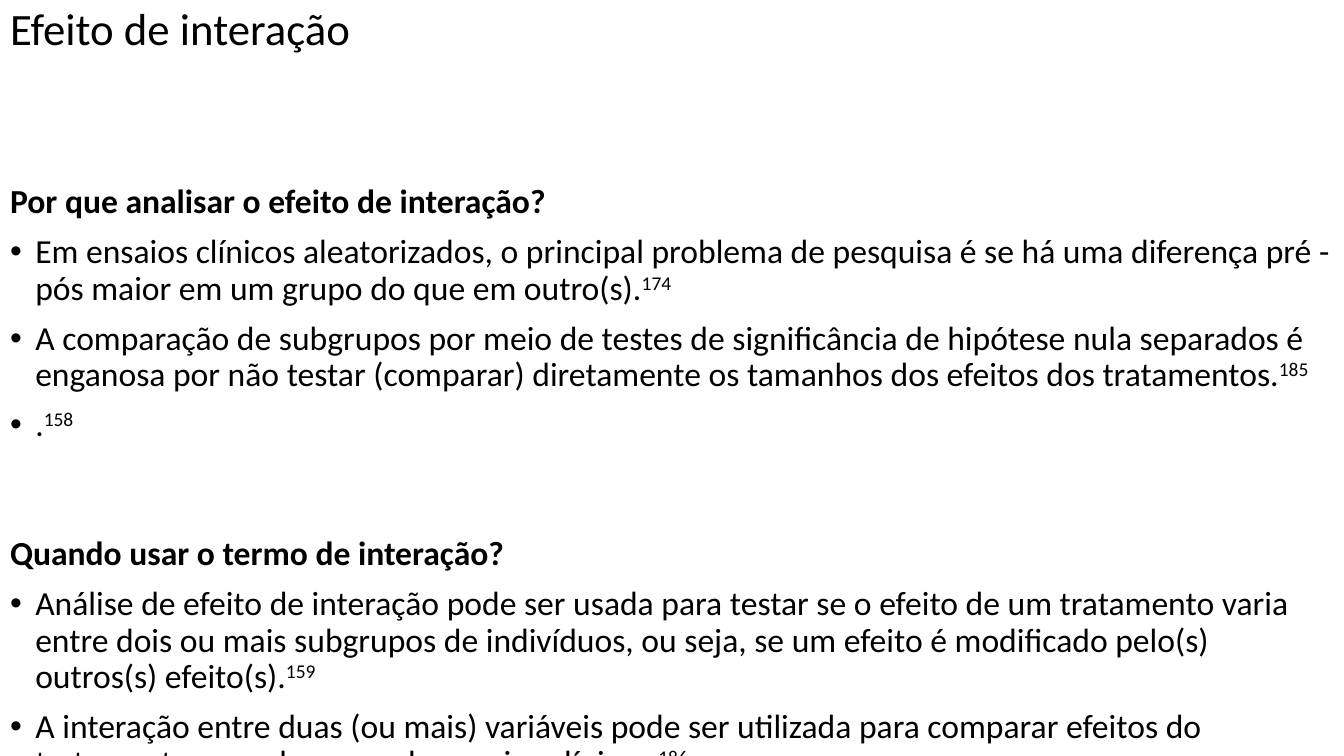
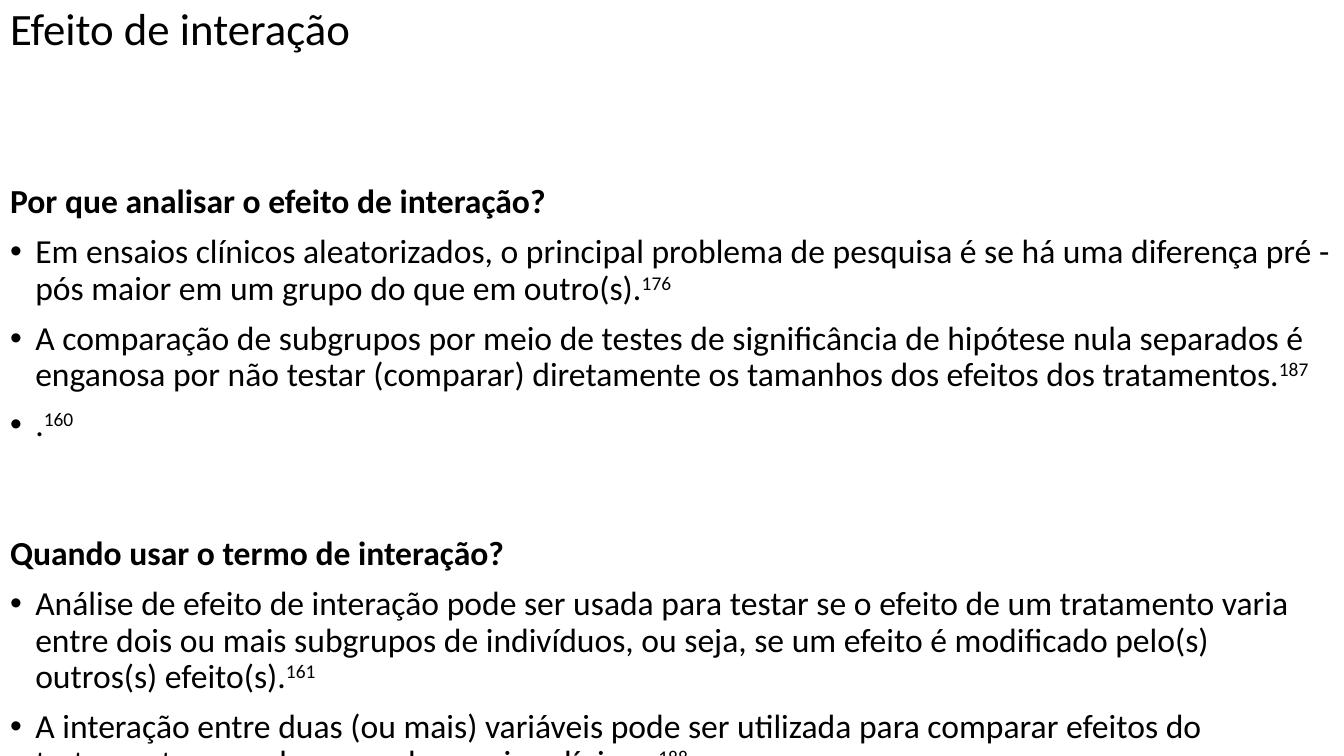
Before and after one commit to FerreiraAS/Ciencia-com-R, a slide deck: slide 122 of docs/Ciencia-com-R.pptx. Drawn at 1344x756 pixels with LibreOffice and Linux fonts; fonts in the diff are those of the drawing. Boxes give left, top, right and bottom in pixels: in the first picture for what was removed or moved away, otherwise in the second. Text is boxed around its words. In the diff, an @@ line names an element or a change of style, - is before the commit and + after.

```diff
--- a/docs/Ciencia-com-R.pptx
+++ b/docs/Ciencia-com-R.pptx
@@ text at bbox=[35, 239, 1312, 426]: text changed @@
-• Em ensaios clínicos aleatorizados, o principal problema de pesquisa é se há uma diferença pré - pós maior em um grupo do que em outro(s).174
-• A comparação de subgrupos por meio de testes de significância de hipótese nula separados é enganosa por não testar (comparar) diretamente os tamanhos dos efeitos dos tratamentos.185
-• .158
+• Em ensaios clínicos aleatorizados, o principal problema de pesquisa é se há uma diferença pré - pós maior em um grupo do que em outro(s).176
+• A comparação de subgrupos por meio de testes de significância de hipótese nula separados é enganosa por não testar (comparar) diretamente os tamanhos dos efeitos dos tratamentos.187
+• .160
@@ text at bbox=[35, 591, 1288, 744]: text changed @@
-• Análise de efeito de interação pode ser usada para testar se o efeito de um tratamento varia entre dois ou mais subgrupos de indivíduos, ou seja, se um efeito é modificado pelo(s) outros(s) efeito(s).159
-• A interação entre duas (ou mais) variáveis pode ser utilizada para comparar efeitos do tratamento em subgrupos de ensaios clínicos.186
-• O poder estatístico para detectar efeitos de interação é limitado.186
+• Análise de efeito de interação pode ser usada para testar se o efeito de um tratamento varia entre dois ou mais subgrupos de indivíduos, ou seja, se um efeito é modificado pelo(s) outros(s) efeito(s).161
+• A interação entre duas (ou mais) variáveis pode ser utilizada para comparar efeitos do tratamento em subgrupos de ensaios clínicos.188
+• O poder estatístico para detectar efeitos de interação é limitado.188
```
Also in this commit, not shown: 31 other slides changed, 36 other files.
